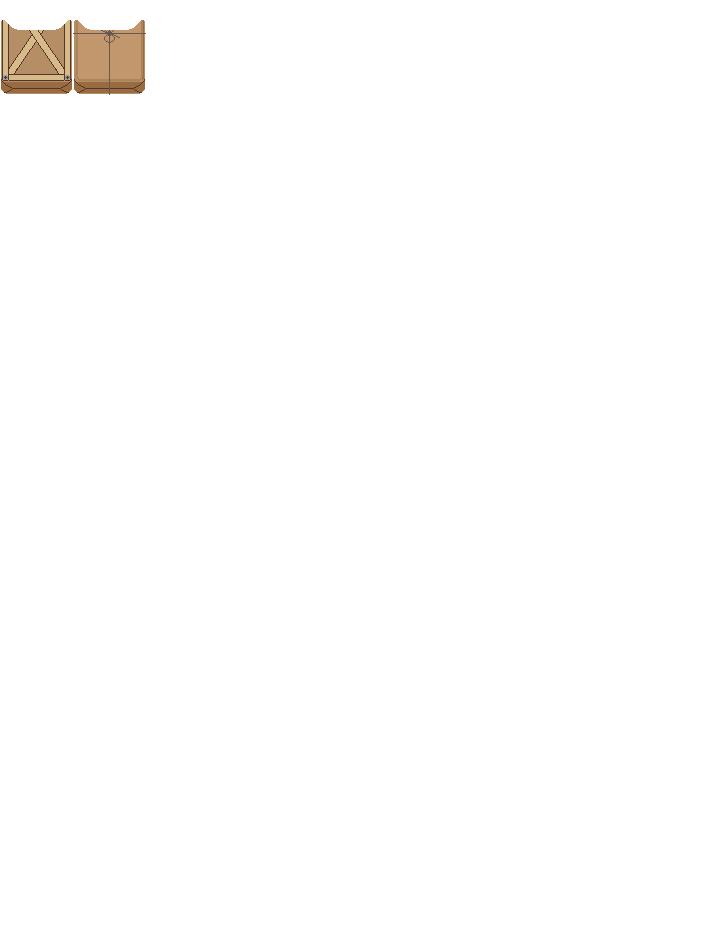
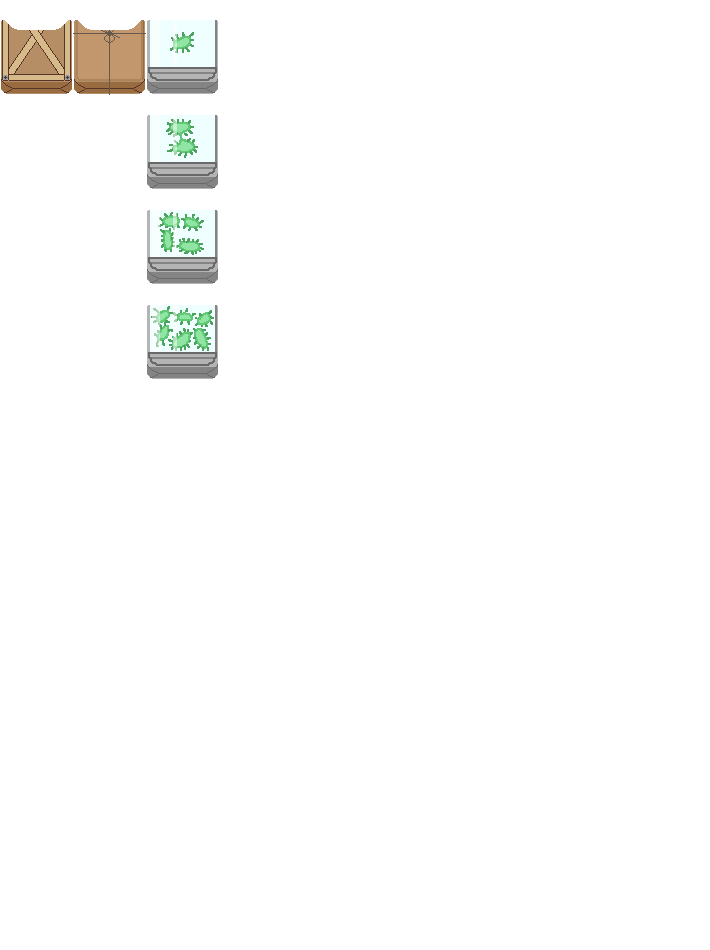
Before/after of a (710, 950) layered artwork. What changed in the layer stack:
added group "evolve1" (1st of 4) with 6 layers above "evolve1" over [147, 305, 218, 379]
added layer "Layer 27" (50%) in group "evolve1" over [152, 305, 160, 352]
added layer "Layer 26" (20%) in group "evolve1" over [150, 305, 215, 352]
added layer "Layer 31" in group "evolve1" over [151, 306, 214, 351]
added layer "Layer 24" in group "evolve1" over [148, 352, 217, 366]
added layer "Layer 23" in group "evolve1" over [147, 305, 218, 379]
added group "evolve1" (2nd of 4) with 6 layers above "evolve1" over [147, 210, 218, 284]
added layer "Layer 21" (50%) in group "evolve1" over [152, 210, 160, 257]
added layer "Layer 20" (20%) in group "evolve1" over [150, 210, 215, 257]
added layer "Layer 30" in group "evolve1" over [158, 212, 204, 255]
added layer "Layer 18" in group "evolve1" over [148, 257, 217, 271]
added layer "Layer 17" in group "evolve1" over [147, 210, 218, 284]
added group "evolve1" (3rd of 4) with 6 layers above "evolve1" over [147, 115, 218, 189]
added layer "Layer 15" (50%) in group "evolve1" over [152, 115, 160, 162]
added layer "Layer 14" (20%) in group "evolve1" over [150, 115, 215, 162]
added layer "Layer 29" in group "evolve1" over [166, 119, 198, 158]
added layer "Layer 12" in group "evolve1" over [148, 162, 217, 176]
added layer "Layer 11" in group "evolve1" over [147, 115, 218, 189]
added group "evolve1" (4th of 4) with 6 layers above "Layer 3" over [147, 20, 218, 94]
added layer "Layer 9" (50%) in group "evolve1" over [152, 20, 160, 67]
added layer "Layer 8" (20%) in group "evolve1" over [150, 20, 215, 67]
added layer "Layer 7" in group "evolve1" over [170, 32, 194, 53]
added layer "Layer 6" in group "evolve1" over [148, 67, 217, 81]
added layer "Layer 5" in group "evolve1" over [147, 20, 218, 94]
…and 4 more changes (4 added)
